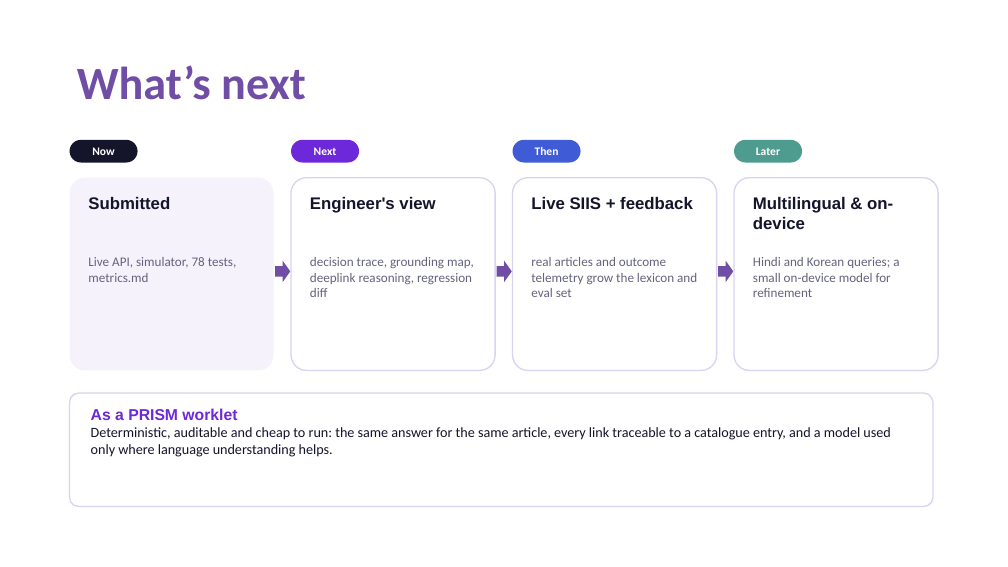
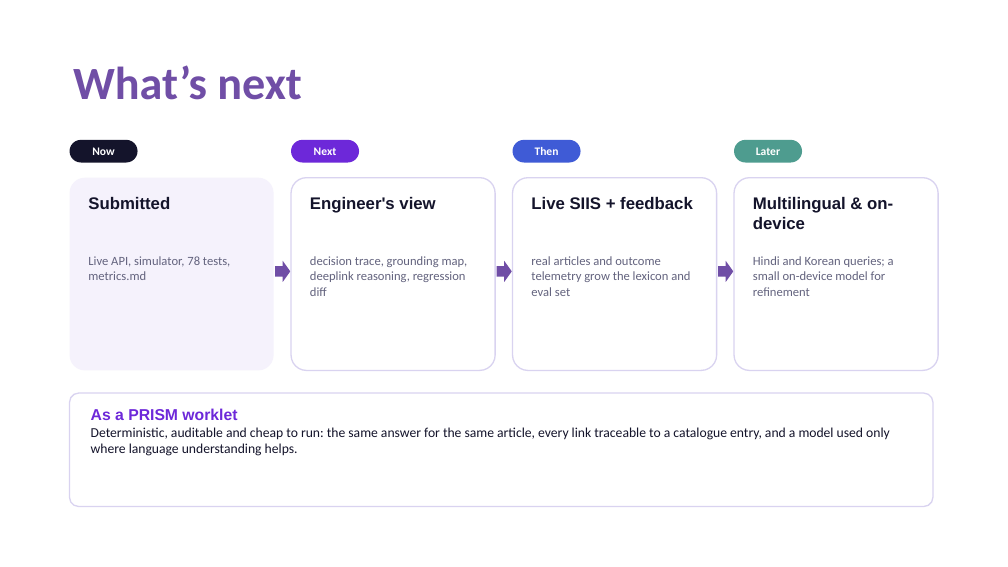
Before and after one commit to Blazehue/Samsung_PRISM-Sentinel, a slide deck: slide 9 of submission/SRMIST KTR_HeavenlyRestriction.pptx. Drawn at 1008x567 pixels with LibreOffice and Linux fonts; fonts in the diff are those of the drawing. Boxes give left, top, right and bottom in pixels: in the first picture for what was removed or moved away, otherwise in the second. Text is boxed around its words. In the diff, an @@ line names an element or a change of style, - is before the commit and + after.

```diff
--- a/submission/SRMIST KTR_HeavenlyRestriction.pptx
+++ b/submission/SRMIST KTR_HeavenlyRestriction.pptx
@@ title "What’s next": place and size @@
-title "What’s next" at (77,65,305,100)
+title "What’s next" at (73,65,301,100)
@@ size 12.5 to 12 pt in 4 elements at (310,256,468,296), (531,256,690,296), (753,256,894,296), (88,256,230,280) @@
@@ text at (91,427,890,456): size 13.5 to 13 pt @@
```
Also in this commit, not shown: 11 other slides changed.
